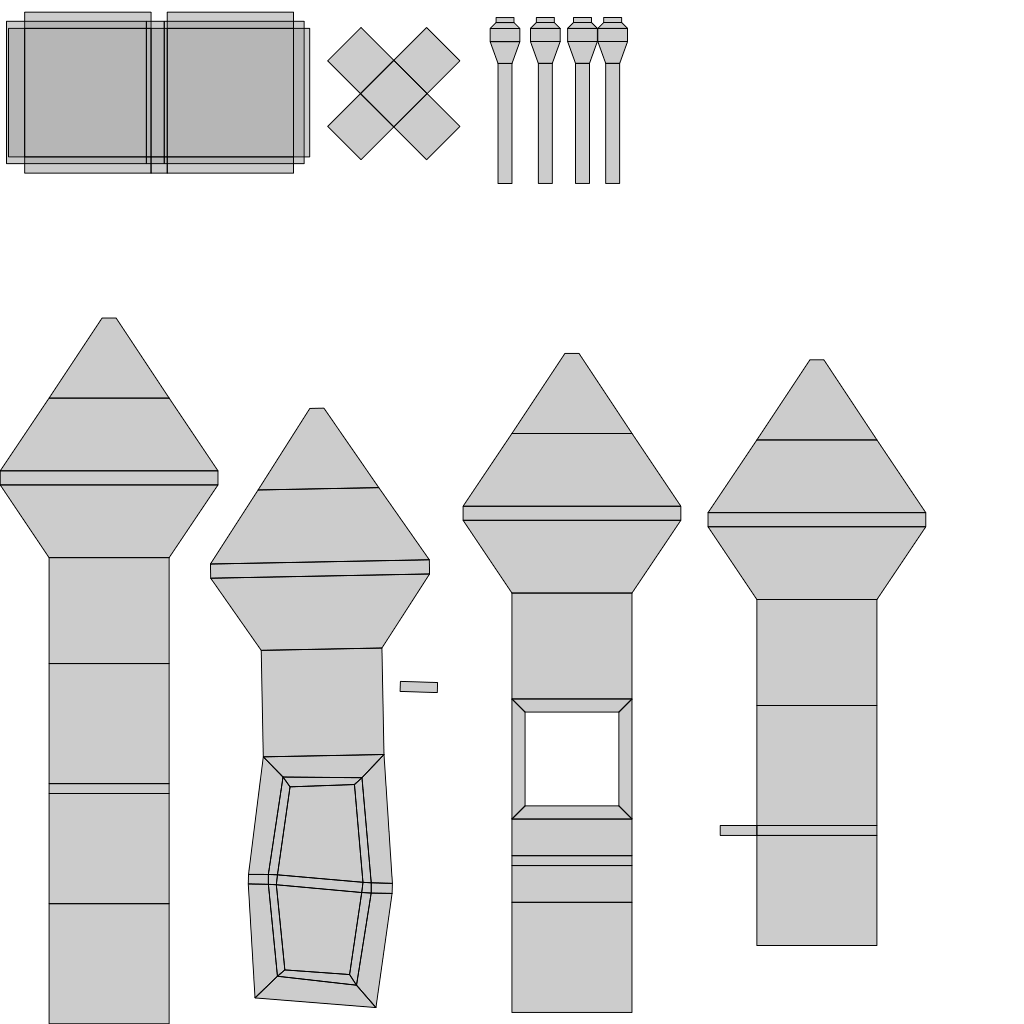
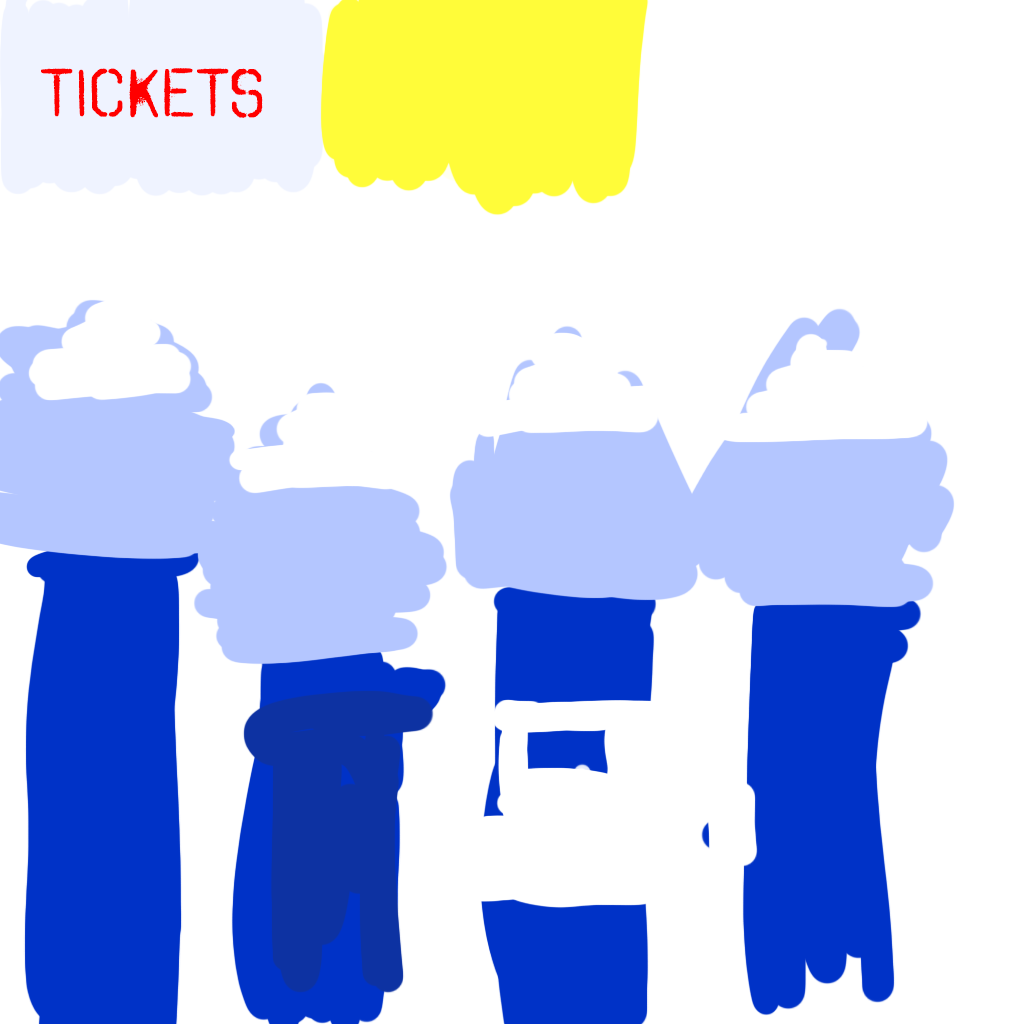
Revision of a layered 1024 x 1024 image; what changed, layer by layer:
hid "ticketBoothUV", moved it above "TICKETS" over <box>0,11,927,1024</box>
added layer "TICKETS" above "Layer 2" over <box>41,68,263,118</box>
added layer "Layer 2" above "Layer 1" over <box>0,0,929,909</box>
painted on "Layer 1" over <box>0,299,955,1024</box>
